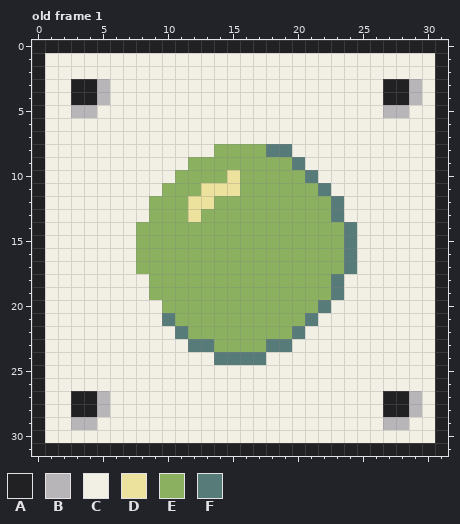
File history of a pixel-art file, assets/img/button_a/button_a.aseprite. That is the earlier state.
32x32 pixels, 1 frame. Shown: old frame 1.
Palette (. is transparent): A #212123  B #b8b5b9  C #f2f0e5  D #ede19e  E #8ab060  F #567b79
Pixels before, old frame 1, first column x 0:
 0 AAAAAAAAAAAAAAAAAAAAAAAAAAAAAAAA
 1 ACCCCCCCCCCCCCCCCCCCCCCCCCCCCCCA
 2 ACCCCCCCCCCCCCCCCCCCCCCCCCCCCCCA
 3 ACCAABCCCCCCCCCCCCCCCCCCCCCAABCA
 4 ACCAABCCCCCCCCCCCCCCCCCCCCCAABCA
 5 ACCBBCCCCCCCCCCCCCCCCCCCCCCBBCCA
 6 ACCCCCCCCCCCCCCCCCCCCCCCCCCCCCCA
 7 ACCCCCCCCCCCCCCCCCCCCCCCCCCCCCCA
 8 ACCCCCCCCCCCCCEEEEFFCCCCCCCCCCCA
 9 ACCCCCCCCCCCEEEEEEEEFCCCCCCCCCCA
10 ACCCCCCCCCCEEEEDEEEEEFCCCCCCCCCA
11 ACCCCCCCCCEEEDDDEEEEEEFCCCCCCCCA
12 ACCCCCCCCEEEDDEEEEEEEEEFCCCCCCCA
13 ACCCCCCCCEEEDEEEEEEEEEEFCCCCCCCA
14 ACCCCCCCEEEEEEEEEEEEEEEEFCCCCCCA
15 ACCCCCCCEEEEEEEEEEEEEEEEFCCCCCCA
16 ACCCCCCCEEEEEEEEEEEEEEEEFCCCCCCA
17 ACCCCCCCEEEEEEEEEEEEEEEEFCCCCCCA
18 ACCCCCCCCEEEEEEEEEEEEEEFCCCCCCCA
19 ACCCCCCCCEEEEEEEEEEEEEEFCCCCCCCA
20 ACCCCCCCCCEEEEEEEEEEEEFCCCCCCCCA
21 ACCCCCCCCCFEEEEEEEEEEFCCCCCCCCCA
22 ACCCCCCCCCCFEEEEEEEEFCCCCCCCCCCA
23 ACCCCCCCCCCCFFEEEEFFCCCCCCCCCCCA
24 ACCCCCCCCCCCCCFFFFCCCCCCCCCCCCCA
25 ACCCCCCCCCCCCCCCCCCCCCCCCCCCCCCA
26 ACCCCCCCCCCCCCCCCCCCCCCCCCCCCCCA
27 ACCAABCCCCCCCCCCCCCCCCCCCCCAABCA
28 ACCAABCCCCCCCCCCCCCCCCCCCCCAABCA
29 ACCBBCCCCCCCCCCCCCCCCCCCCCCBBCCA
30 ACCCCCCCCCCCCCCCCCCCCCCCCCCCCCCA
31 AAAAAAAAAAAAAAAAAAAAAAAAAAAAAAAA
And afterwards:
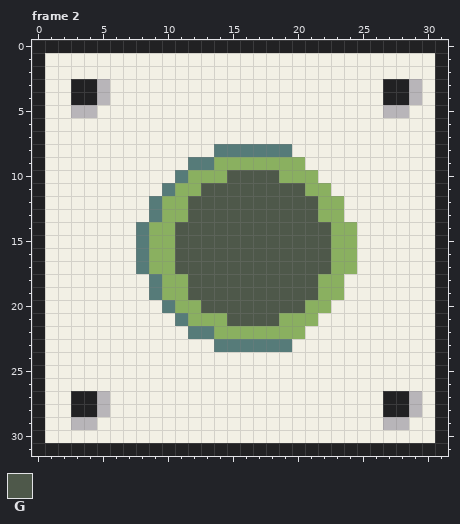
Colours new in this view: G #4e584a
A new or re-ordered frame is compared with the old frame closest to it.
Commit: level iterations, big buttons
Edits made:
{"change": "frames 1 -> 2"}
{"where": "frame 2 is new; against old frame 1"}
{"frame":2,"y":8,"x":14,"old":"EEEE","new":"FFFF"}
{"frame":2,"y":9,"x":12,"old":"EE","new":"FF"}
{"frame":2,"y":9,"x":20,"old":"F","new":"E"}
{"frame":2,"y":10,"x":11,"old":"E","new":"F"}
{"frame":2,"y":10,"x":15,"old":"DEEE","new":"GGGG"}
{"frame":2,"y":10,"x":21,"old":"F","new":"E"}
{"frame":2,"y":11,"x":10,"old":"E","new":"F"}
{"frame":2,"y":11,"x":13,"old":"DDDEEEEE","new":"GGGGGGGG"}
{"frame":2,"y":11,"x":22,"old":"F","new":"E"}
{"frame":2,"y":12,"x":9,"old":"E","new":"F"}
{"frame":2,"y":12,"x":12,"old":"DDEEEEEEEE","new":"GGGGGGGGGG"}
{"frame":2,"y":12,"x":23,"old":"F","new":"E"}
{"frame":2,"y":13,"x":9,"old":"E","new":"F"}
{"frame":2,"y":13,"x":12,"old":"DEEEEEEEEE","new":"GGGGGGGGGG"}
{"frame":2,"y":13,"x":23,"old":"F","new":"E"}
{"frame":2,"y":14,"x":8,"old":"E","new":"F"}
{"frame":2,"y":14,"x":11,"old":"EEEEEEEEEEEE","new":"GGGGGGGGGGGG"}
{"frame":2,"y":14,"x":24,"old":"F","new":"E"}
{"frame":2,"y":15,"x":8,"old":"E","new":"F"}
{"frame":2,"y":15,"x":11,"old":"EEEEEEEEEEEE","new":"GGGGGGGGGGGG"}
{"frame":2,"y":15,"x":24,"old":"F","new":"E"}
{"frame":2,"y":16,"x":8,"old":"E","new":"F"}
{"frame":2,"y":16,"x":11,"old":"EEEEEEEEEEEE","new":"GGGGGGGGGGGG"}
{"frame":2,"y":16,"x":24,"old":"F","new":"E"}
{"frame":2,"y":17,"x":8,"old":"E","new":"F"}
{"frame":2,"y":17,"x":11,"old":"EEEEEEEEEEEE","new":"GGGGGGGGGGGG"}
{"frame":2,"y":17,"x":24,"old":"F","new":"E"}
{"frame":2,"y":18,"x":9,"old":"E","new":"F"}
{"frame":2,"y":18,"x":12,"old":"EEEEEEEEEE","new":"GGGGGGGGGG"}
{"frame":2,"y":18,"x":23,"old":"F","new":"E"}
{"frame":2,"y":19,"x":9,"old":"E","new":"F"}
{"frame":2,"y":19,"x":12,"old":"EEEEEEEEEE","new":"GGGGGGGGGG"}
{"frame":2,"y":19,"x":23,"old":"F","new":"E"}
{"frame":2,"y":20,"x":10,"old":"E","new":"F"}
{"frame":2,"y":20,"x":13,"old":"EEEEEEEE","new":"GGGGGGGG"}
{"frame":2,"y":20,"x":22,"old":"F","new":"E"}
{"frame":2,"y":21,"x":10,"old":"FE","new":"CF"}
{"frame":2,"y":21,"x":15,"old":"EEEE","new":"GGGG"}
{"frame":2,"y":21,"x":21,"old":"F","new":"E"}
{"frame":2,"y":22,"x":11,"old":"FEE","new":"CFF"}
{"frame":2,"y":22,"x":20,"old":"F","new":"E"}
{"frame":2,"y":23,"x":12,"old":"FFEEEE","new":"CCFFFF"}
{"frame":2,"y":24,"x":14,"old":"FFFF","new":"CCCC"}
{"label":"changed","picture_box":[136,144,357,365]}
